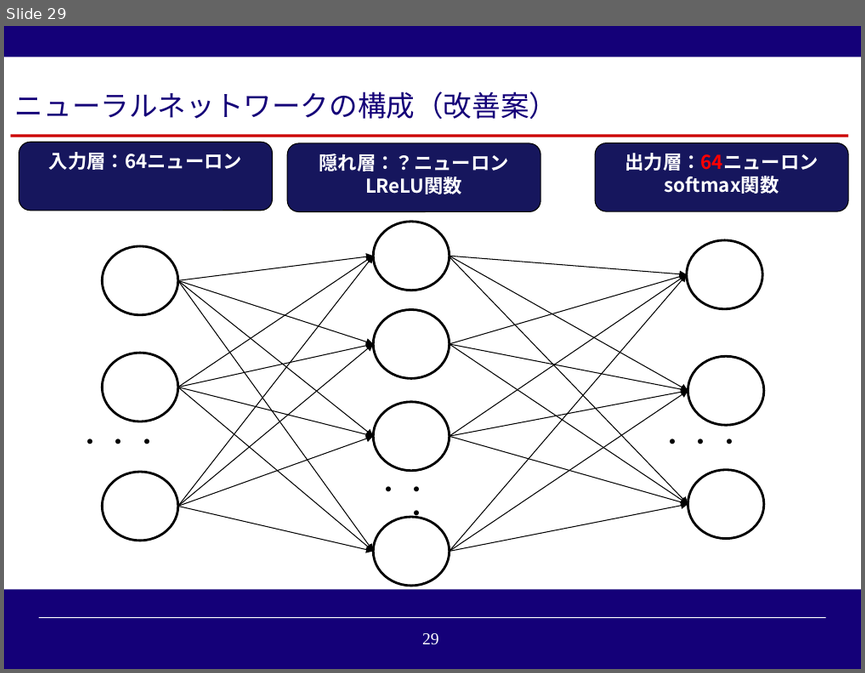
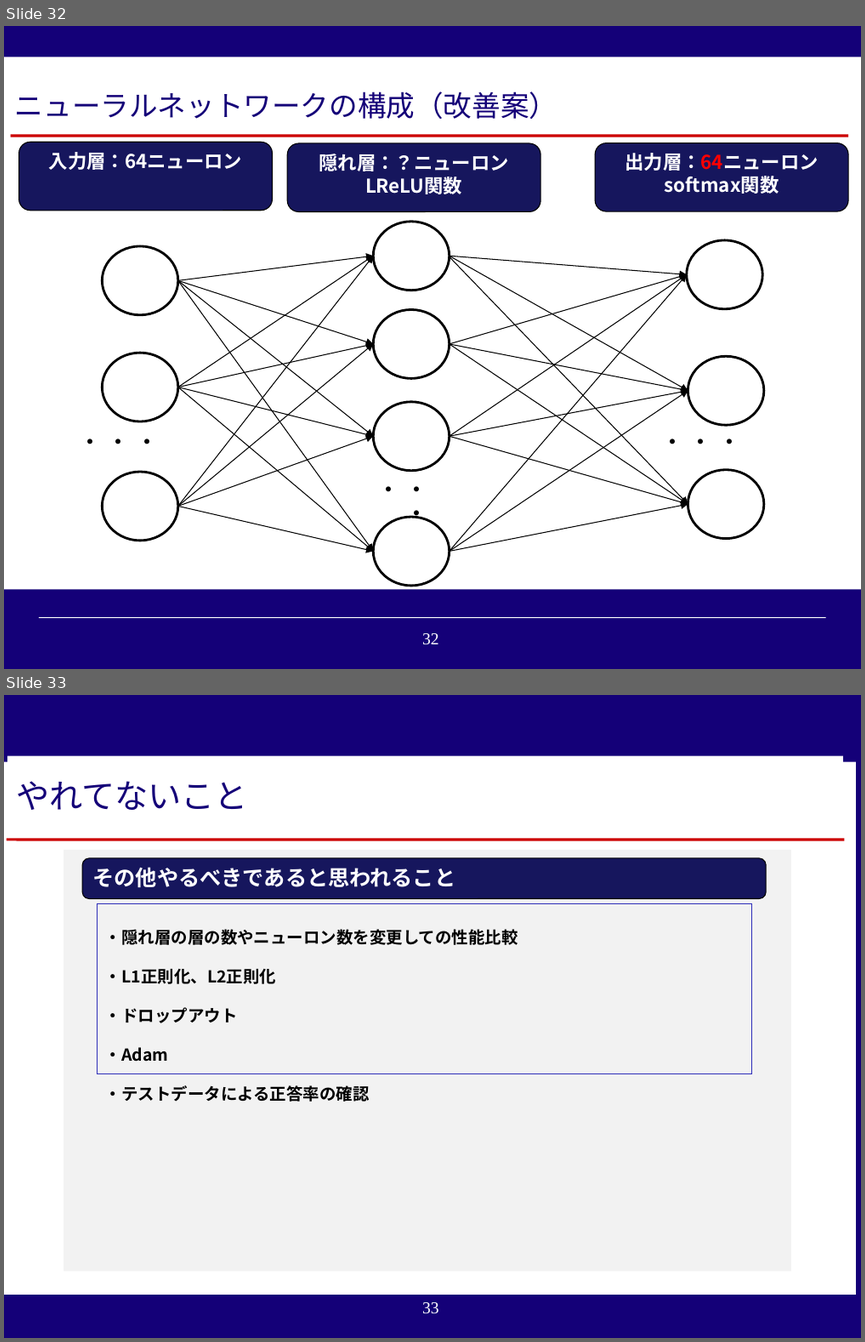
Before and after one commit to reversi-ir/ai-program, a slide deck: reversi-ai/result/オセロAI_技術アカデミー用説明資料.pptx. Shown one above the other, each under a label of ours: slide 29 before the commit, slides 32 and 33 after it. The pictures are 865x673 and 865x1342 pixels, drawn with LibreOffice and Linux fonts; fonts in the diff are those of the drawing; background and template pictures are left out. Boxes give left, top, right and bottom in pixels: in the first picture for what was removed or moved away, otherwise in the second. Text is boxed around its words. In the diff, an @@ line names an element or a change of style, - is before the commit and + after.

```diff
--- a/reversi-ai/result/オセロAI_技術アカデミー用説明資料.pptx
+++ b/reversi-ai/result/オセロAI_技術アカデミー用説明資料.pptx
@@ slide 33 added at [4, 695, 861, 1338], background #140078; not listed: 1 template element that a slide beside it also shows @@
@@ rectangle added at [4, 762, 856, 1294], fill #FFFFFF @@
@@ rectangle added at [7, 756, 843, 834], fill #FFFFFF, 28 pt, text #140078 @@
+やれてないこと
@@ line added from (7, 839) to (845, 839), #CC0000 2.25 pt @@
@@ rectangle added at [64, 849, 790, 1270], fill #F2F2F2 @@
@@ rounded rectangle added at [82, 858, 766, 898], fill #17175C, outline #000000 0.75 pt, 18 pt, text #FFFFFF, bold @@
+その他やるべきであると思われること
@@ rectangle added at [97, 904, 751, 1075], outline #2D2DB9 0.75 pt, 24 pt, text #000000, bold @@
+・隠れ層の層の数やニューロン数を変更しての性能比較
+・L1正則化、L2正則化
+・ドロップアウト
+・Adam
+・テストデータによる正答率の確認
@@ what was slide 29 is now slide 32 @@
@@ page number at [422, 633, 439, 645]: text changed @@
-29
+32
```
Also in this commit, not shown: 2 slides changed, 4 other slides added, 2 slides removed, 6 other files.
